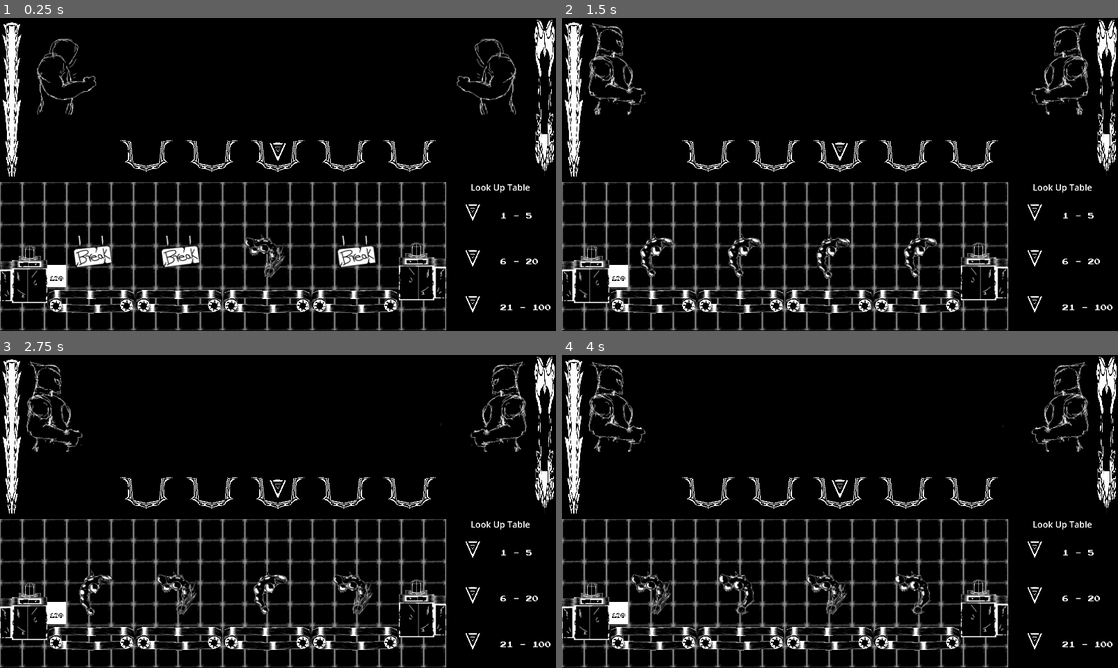
Above: before the commit, frames 1-4 (two rows, left to right).
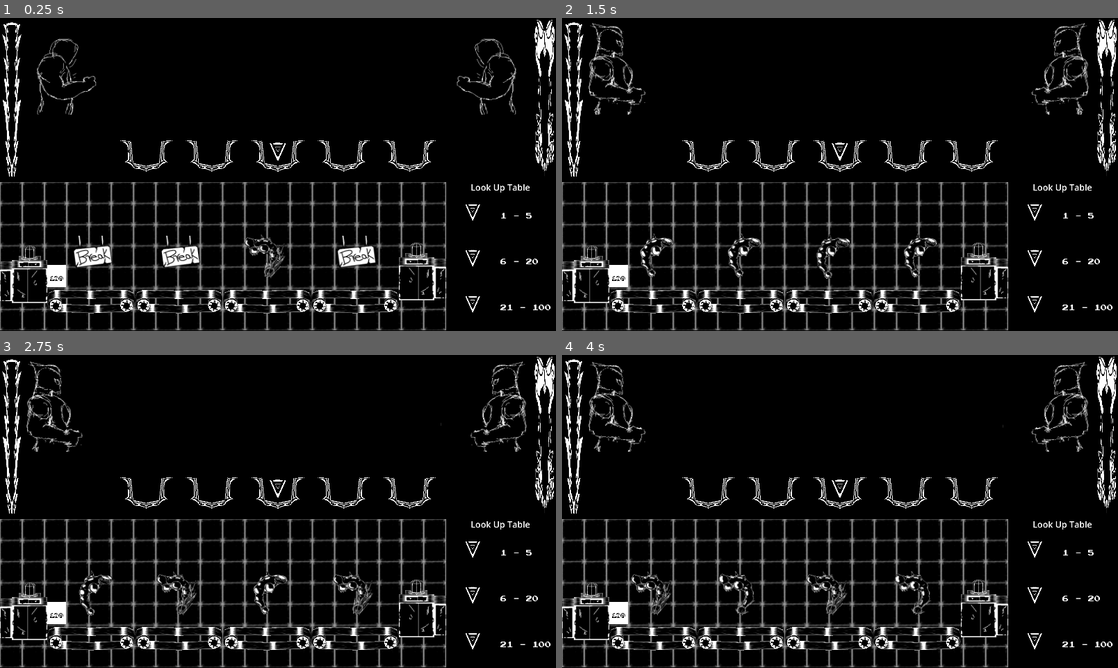
Above: after the commit, the same moments.

Repository: patches34/super-conveyor-bros
Game: Godot game, scene res://Scenes/main_level.tscn
Two runs of this game, one before a commit and one after it. Both use one fixed random seed, a clock stepped at 60 frames per second and the inputs below. The engine's default icon, where the game draws it, is replaced by a stand-in: a white triangle on a blue panel in a dark square.
Inputs (mouse positions are in pixels of both pictures, inside the frame that each line leads up to):
- Up to frame 1 (0.25 s): no input
- Up to frame 2 (1.5 s): move the mouse to (962, 158) at 0.52 s; hold Mouse wheel down (scroll_down) 0.53-1.28 s; move the mouse to (728, 190) at 1.27 s; tap Mouse wheel up (scroll_up) at 1.35 s
- Up to frame 3 (2.75 s): move the mouse to (333, 442) at 2.02 s; hold Middle mouse button (toggle_belt) from 2.03 s (still down)
- Up to frame 4 (4 s): move the mouse to (812, 574) at 2.77 s; release Middle mouse button (toggle_belt) at 2.78 s; tap Mouse wheel down (scroll_down) at 2.85 s; move the mouse to (1006, 558) at 3.52 s; hold Mouse wheel up (scroll_up) from 3.53 s (still down)

The runs differ from the first frame. In frame 1, 0.5% of the frame differs, in the area x 1-99%, y 2-46%; in frame 2, 0.5%; in frame 3, 0.5%; in frame 4, 0.5%.

Commit message:
hooked up capture

Diff:
--- a/super-conveyor-bros/Materials/enemy_blast.tres
+++ b/super-conveyor-bros/Materials/enemy_blast.tres
@@ -4,6 +4,7 @@
 
 [resource]
 transparency = 1
+albedo_color = Color(1, 0, 1, 1)
 albedo_texture = ExtResource("1_yho2m")
 metallic_specular = 0.0
 roughness = 0.0
--- a/super-conveyor-bros/Prefabs/ui.tscn
+++ b/super-conveyor-bros/Prefabs/ui.tscn
@@ -164,7 +164,6 @@
 offset_right = 11.600006
 grow_horizontal = 2
 step = 0.1
-value = 100.0
 fill_mode = 3
 nine_patch_stretch = true
 texture_over = ExtResource("3_srcu5")
@@ -200,7 +199,6 @@
 offset_right = 20.000061
 grow_horizontal = 2
 step = 0.1
-value = 28.4
 fill_mode = 3
 nine_patch_stretch = true
 texture_over = ExtResource("6_srcu5")
--- a/super-conveyor-bros/Scenes/main_level.tscn
+++ b/super-conveyor-bros/Scenes/main_level.tscn
@@ -50,8 +50,9 @@
 
 [node name="Puncher" parent="Belt/Belt10" unique_id=1497738590 instance=ExtResource("4_6l6h0")]
 
-[node name="ItemCapture" parent="Belt" unique_id=192901402 instance=ExtResource("7_5vthg")]
+[node name="ItemCapture" parent="Belt" unique_id=192901402 node_paths=PackedStringArray("kaiju") instance=ExtResource("7_5vthg")]
 transform = Transform3D(1, 0, 0, 0, 1, 0, 0, 0, 1, 16.61953, 0, 0)
+kaiju = NodePath("../PlayerKaiju")
 
 [node name="PlayerKaiju" parent="Belt" unique_id=1326239178 instance=ExtResource("9_ha3dl")]
 transform = Transform3D(-2.074, 0, 0, 0, 1.8392038, 0.46217132, 0, -0.95854324, 0.8867907, 21.224575, 11.726389, -3.5277276)
